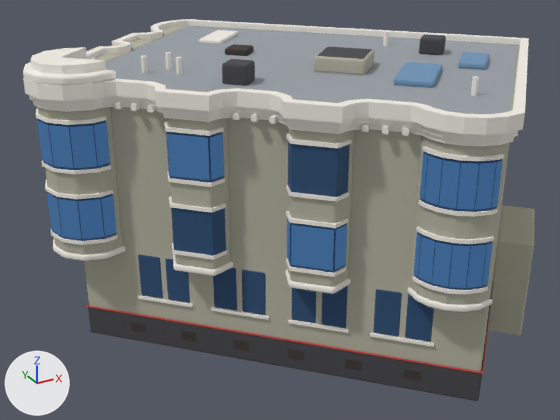
The glTF model artifacts/49-south-park/optimize/49-south-park.optimized.glb as it was, and as the next commit left it.
Both versions are drawn from a camera (50 mm lens) standing at (-17.5, -29.7, 19.9) and looking at (-1.2, 0.0, 5.1). Lighting does not change. The marker at lower left points along +X, +Y and +Z. The first picture is the older version.

Objects in the first picture: 'body', 'grp_Toy_glass', 'grp_Toy_glass_Glow', 'grp_Toy_glassl', 'grp_Toy_ink', 'grp_Toy_roofd', 'grp_Toy_sage', 'grp_Toy_trim', 'roof_bulkhead', 'water_table'.
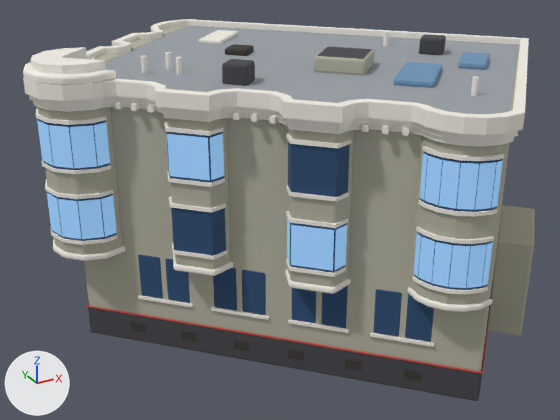
Changed parts and their boxes [x1, y1, x2, y2] in the pictures (560 x 420 px):
'grp_Toy_glass_Glow', recoloured (dark blue to blue)
    both: [37, 119, 503, 288]

Edits to the bpy script that builds the scene:
```text
Add mat_toy_glassl_glow:
    mat_toy_glassl_glow = principled_material('Toy_glassl_Glow')
    mat_toy_glassl_glow.base_color = (0.159, 0.301, 0.479)  # blue #6f95b8
    mat_toy_glassl_glow.roughness = 0.85
    mat_toy_glassl_glow.emission_color = (0.159, 0.301, 0.479)  # blue #6f95b8
    mat_toy_glassl_glow.emission_strength = 1.0
Change me_mesh_2:
    where me_mesh_2.from_pydata(...)  # 172 vertices, 86 faces; spans x -11.5..1.8, y -11.0..11.0, z 5.6..10.6
    remove me_mesh_2.materials.append(mat_toy_glass_glow)  # dark blue #2a4d73, glowing dark blue #2a4d73
    add me_mesh_2.materials.append(mat_toy_glassl_glow)  # blue #6f95b8, glowing blue #6f95b8
```
